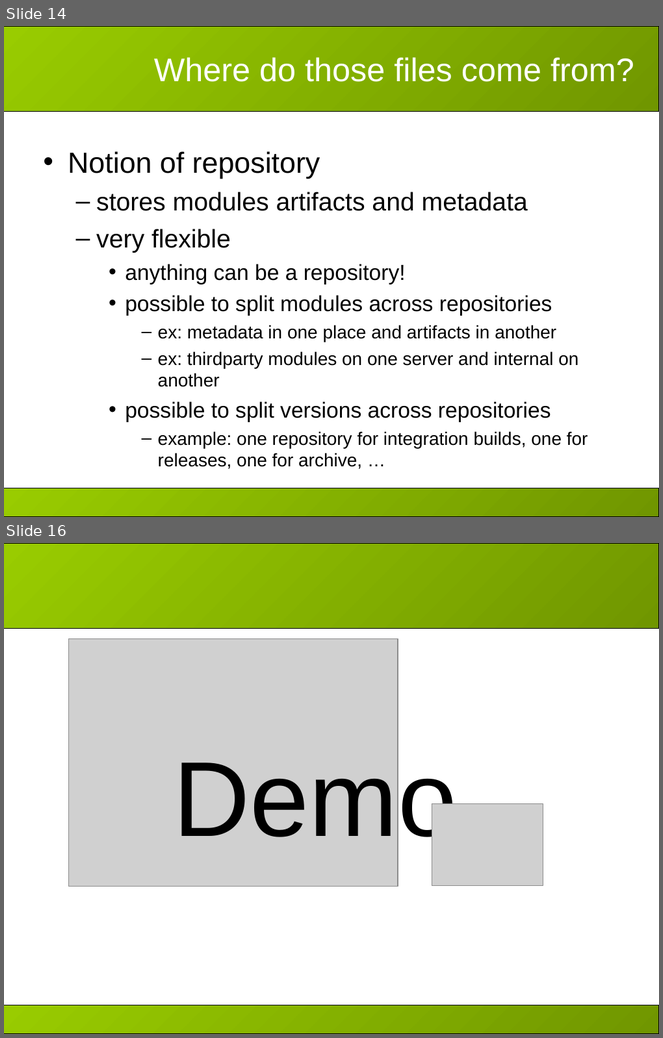
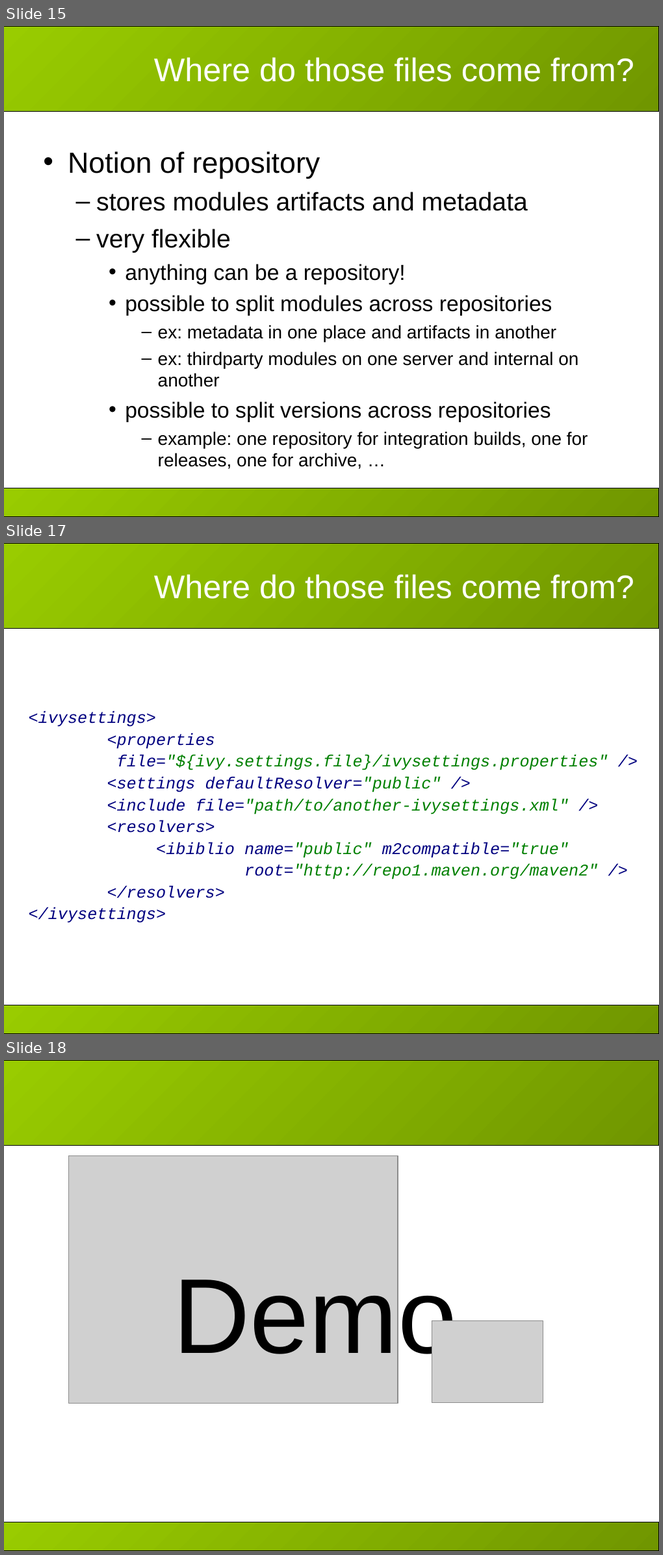
Before and after one commit to apache/ant-ivy, a slide deck: doc/presentations/apache-con-2007/slides.ppt. Shown one above the other, each under a label of ours: slides 14 and 16 before the commit, slides 15, 17 and 18 after it; the slides between them are not shown. The pictures are 663x1038 and 663x1555 pixels, drawn with LibreOffice and Linux fonts; fonts in the diff are those of the drawing; grey boxes stand for pictures; background and template pictures are left out. Boxes give left, top, right and bottom in pixels: in the first picture for what was removed or moved away, otherwise in the second. Text is boxed around its words. In the diff, an @@ line names an element or a change of style, - is before the commit and + after.

```diff
--- a/doc/presentations/apache-con-2007/slides.ppt
+++ b/doc/presentations/apache-con-2007/slides.ppt
@@ slide 17 added at box(4, 543, 659, 1034), background #FFFFFF; not listed: 2 template elements that a slide beside it also shows @@
@@ title added at box(154, 574, 634, 599), 36 pt, text #FFFFFF @@
+Where do those files come from?
@@ text added at box(29, 711, 608, 923), 18 pt, text #000080, italic @@
+<ivysettings>
+<properties
+file="${ivy.settings.file}/ivysettings.properties" />
+<settings defaultResolver="public" />
+<include file="path/to/another-ivysettings.xml" />
+<resolvers>
+<ibiblio name="public" m2compatible="true"
+root="http://repo1.maven.org/maven2" />
+</resolvers>
+</ivysettings>
@@ what was slide 14 is now slide 15 @@
@@ what was slide 16 is now slide 18 @@
```
Also in this commit, not shown: 4 slides changed, 2 other slides added, 1 slide removed, 2 other files.
